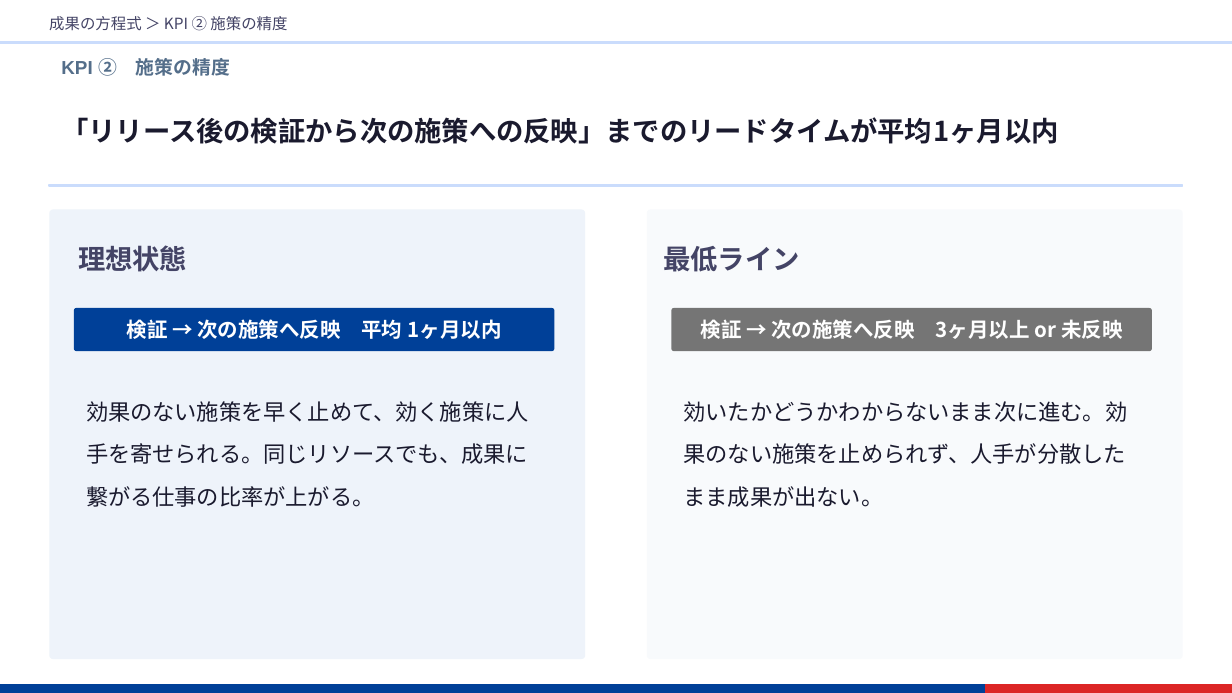
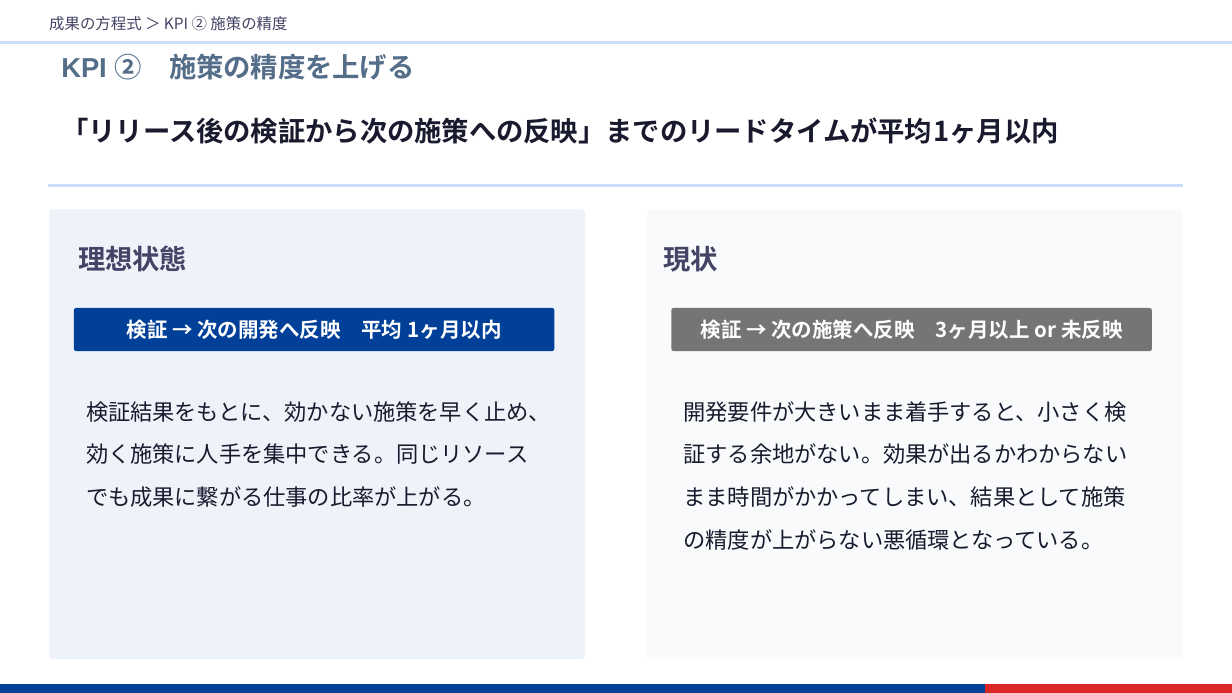
Before and after one commit to 4hey4hey/claude-workspace, a slide deck: slide 5 of outputs/pptx/挑戦KR2のKPIについて.pptx. Drawn at 1232x693 pixels with LibreOffice and Linux fonts; fonts in the diff are those of the drawing. Boxes give left, top, right and bottom in pixels: in the first picture for what was removed or moved away, otherwise in the second. Text is boxed around its words. In the diff, an @@ line names an element or a change of style, - is before the commit and + after.

```diff
--- a/outputs/pptx/挑戦KR2のKPIについて.pptx
+++ b/outputs/pptx/挑戦KR2のKPIについて.pptx
@@ text at box(61, 53, 415, 80): text changed; size 11 to 16 pt @@
-KPI ② 施策の精度
+KPI ② 施策の精度を上げる
@@ text at box(663, 245, 718, 272): text changed @@
-最低ライン
+現状
@@ text at box(127, 319, 501, 339): text changed @@
-検証 → 次の施策へ反映 平均 1ヶ月以内
+検証 → 次の開発へ反映 平均 1ヶ月以内
@@ text at box(86, 401, 551, 507): text changed @@
-効果のない施策を早く止めて、効く施策に人手を寄せられる。同じリソースでも、成果に繋がる仕事の比率が上がる。
+検証結果をもとに、効かない施策を早く止め、効く施策に人手を集中できる。同じリソースでも成果に繋がる仕事の比率が上がる。
@@ text at box(684, 401, 1128, 550): text changed @@
-効いたかどうかわからないまま次に進む。効果のない施策を止められず、人手が分散したまま成果が出ない。
+開発要件が大きいまま着手すると、小さく検証する余地がない。効果が出るかわからないまま時間がかかってしまい、結果として施策の精度が上がらない悪循環となっている。
```
Also in this commit, not shown: 3 other slides changed, 1 slide added, 11 other files.
